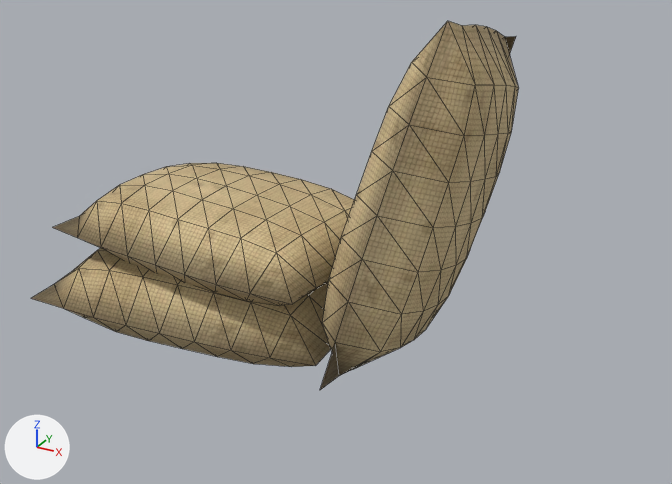
Before and after pictures for a commit that changed the glTF model public/models/ricesacks.glb.
Rendered twice from a 50 mm camera at (0.994, -1.325, 0.888) aimed at (0.274, -0.016, 0.233). Arrows for +X, +Y and +Z are at lower left; the lights stay in place. The older version comes first. Mesh edges are drawn as thin lines. Where no turn or scale is listed for an object, it has been applied to the vertices.

The first picture shows 'RiceSack0', 'RiceSack1', 'RiceSack2'.
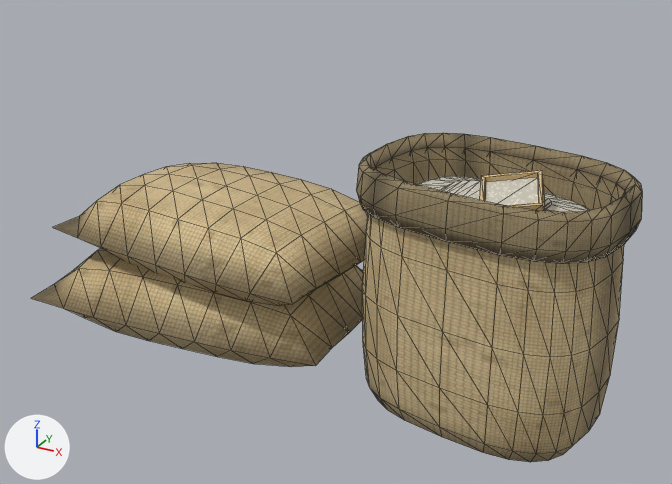
What differs and where, as boxes [x1, y1, x2, y2] in the pictures (672 x 484 px):
'RiceSackOpen', added (brown)
    after: [362, 213, 624, 462]
'RiceSack2', deleted (brown)
    before: [320, 21, 519, 390]
'RiceSackCuff', added (brown)
    after: [356, 133, 642, 264]
'RiceSackIn', added (brown)
    after: [375, 147, 626, 210]
'RiceSackRice', added
    after: [417, 176, 590, 212]
'RiceMasuRice', added
    after: [485, 177, 539, 205]
'RiceMasu', added (brown)
    after: [480, 170, 545, 211]

The change in detail:
Picture 'rice_grains' (img_rice_grains) is new.
Picture 'rice_burlap_in' (img_rice_burlap_in) is new.
Picture 'rice_masu' (img_rice_masu) is new.
Material 'RiceGrain' (mat_ricegrain) is new.
Its texture is img_rice_grains.
Its roughness is 0.7.
Material 'RiceSackInside' (mat_ricesackinside) is new.
Its texture is img_rice_burlap_in.
Its roughness is 0.95.
Material 'RiceMasu' (mat_ricemasu) is new.
Its texture is img_rice_masu.
Its roughness is 0.6.
Mesh me_ricesackrice is new.
It has 72 vertices, 118 faces and spans x -0.185..0.185, y -0.132..0.132, z 0.34..0.374.
It uses material mat_ricegrain (picture img_rice_grains).
Mesh me_ricesackopen is new.
It has 144 vertices, 240 faces and spans x -0.205..0.205, y -0.146..0.146, z 0.0..0.4.
It uses material mat_ricesack (picture img_rice_burlap).
Mesh me_ricesackin is new.
It has 72 vertices, 96 faces and spans x -0.191..0.191, y -0.137..0.137, z 0.33..0.4.
It uses material mat_ricesackinside (picture img_rice_burlap_in).
Mesh me_ricesackcuff is new.
It has 144 vertices, 240 faces and spans x -0.216..0.216, y -0.154..0.154, z 0.35..0.422.
It uses material mat_ricesackinside (picture img_rice_burlap_in).
Mesh me_ricemasurice is new.
It has 4 vertices, 2 faces and spans x -0.055..0.0438, y -0.0643..0.0295, z 0.0432..0.0753.
It uses material mat_ricegrain (picture img_rice_grains).
Mesh me_ricemasu is new.
It has 16 vertices, 24 faces and spans x -0.0633..0.057, y -0.0738..0.0542, z -0.0185..0.0854.
It uses material mat_ricemasu (picture img_rice_masu).
Object 'RiceSack2' (ob_ricesack2) is deleted.
Object 'RiceSackRice' (ob_ricesackrice) is new; it shows me_ricesackrice.
Its location is (0.56, -0.03, 0.0).
Object 'RiceSackOpen' (ob_ricesackopen) is new; it shows me_ricesackopen.
Its location is (0.56, -0.03, 0.0).
Object 'RiceSackIn' (ob_ricesackin) is new; it shows me_ricesackin.
Its location is (0.56, -0.03, 0.0).
Object 'RiceSackCuff' (ob_ricesackcuff) is new; it shows me_ricesackcuff.
Its location is (0.56, -0.03, 0.0).
Object 'RiceMasuRice' (ob_ricemasurice) is new; it shows me_ricemasurice.
Its location is (0.607, -0.057, 0.342).
Object 'RiceMasu' (ob_ricemasu) is new; it shows me_ricemasu.
Its location is (0.607, -0.057, 0.342).
